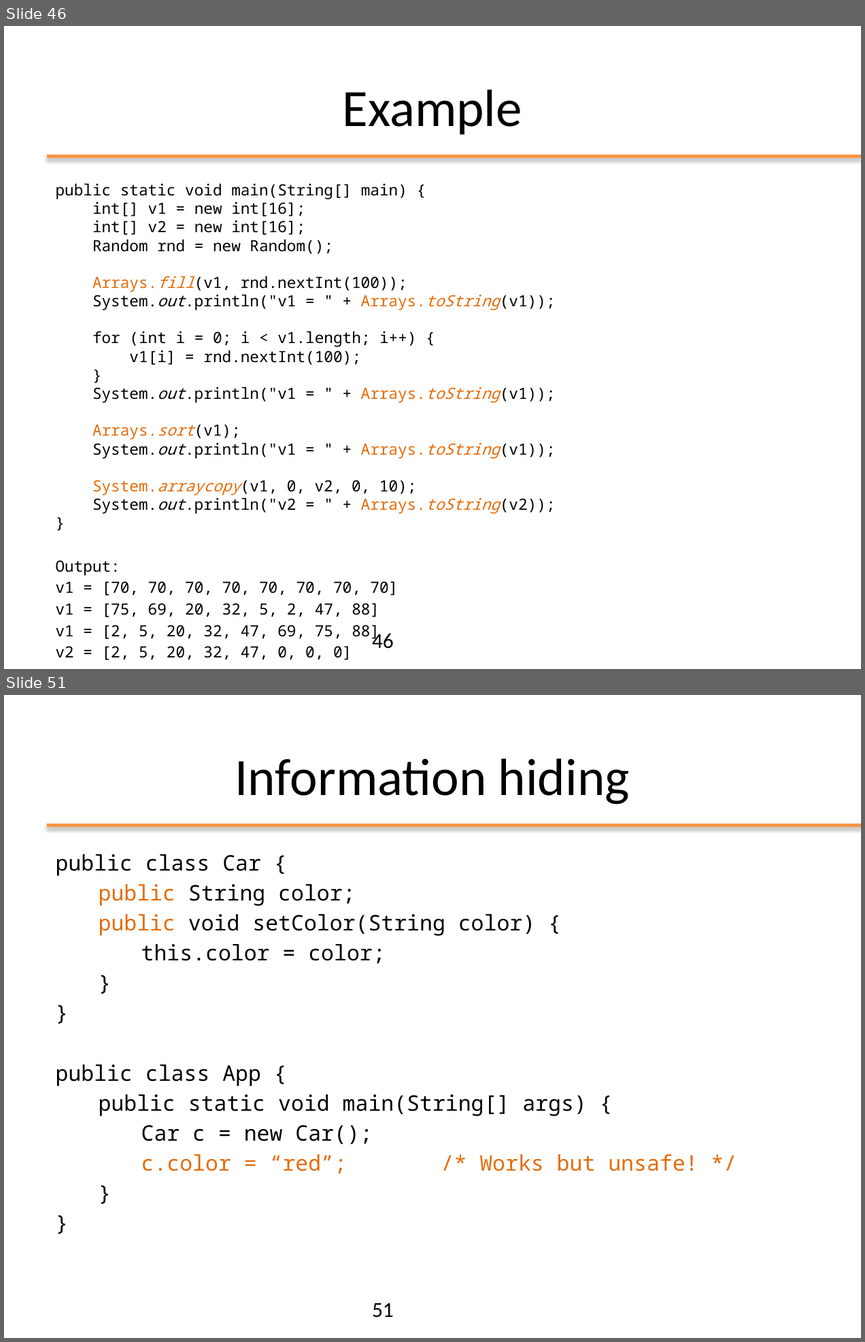
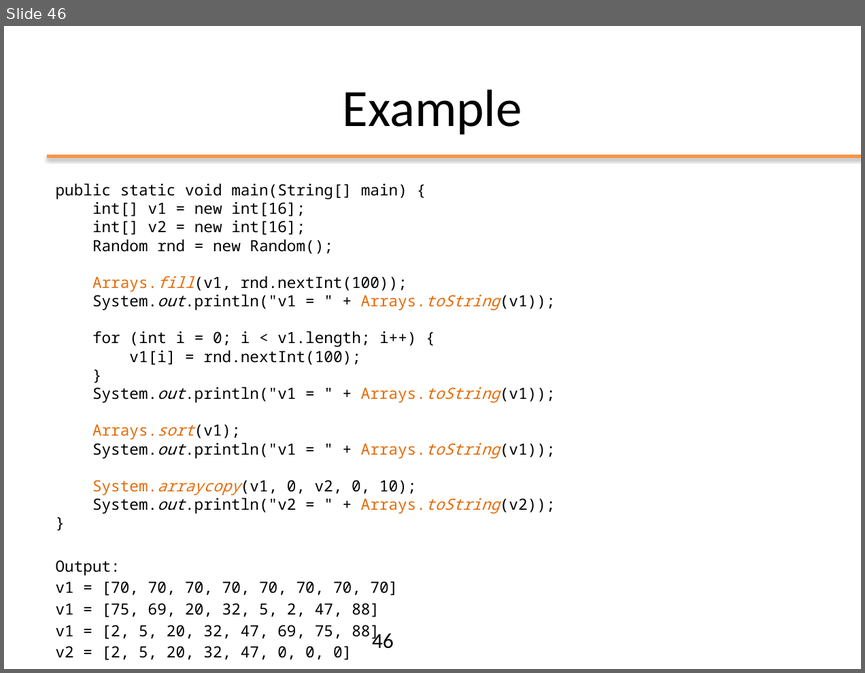
Before and after one commit to nbicocchi/ooprogramming, a slide deck: java/slides/ppt/02 - Java Basics.pptx. Shown one above the other, each under a label of ours: slides 46 and 51 before the commit, slide 46 after it; the slides between them are not shown. The pictures are 865x1342 and 865x673 pixels, drawn with LibreOffice and Linux fonts; fonts in the diff are those of the drawing; background and template pictures are left out. Boxes give left, top, right and bottom in pixels: in the first picture for what was removed or moved away, otherwise in the second. Text is boxed around its words. In the diff, an @@ line names an element or a change of style, - is before the commit and + after.

```diff
--- a/java/slides/ppt/02 - Java Basics.pptx
+++ b/java/slides/ppt/02 - Java Basics.pptx
@@ slide 51 removed at (x1=4, y1=695, x2=861, y2=1338), background #FFFFFF; not listed: 1 template element that a slide beside it also shows @@
@@ title removed at (x1=235, y1=758, x2=630, y2=804) @@
-Information hiding
@@ text removed at (x1=56, y1=854, x2=698, y2=1174) @@
-public class Car {
-public String color;
-public void setColor(String color) {
-this.color = color;
-}
-}
-public class App {
-public static void main(String[] args) {
-Car c = new Car();
-c.color = “red”; /* Works but unsafe! */
-}
-}
@@ page number removed at (x1=372, y1=1302, x2=394, y2=1317) @@
-51
```
Also in this commit, not shown: 38 other slides removed, 3 other files.
